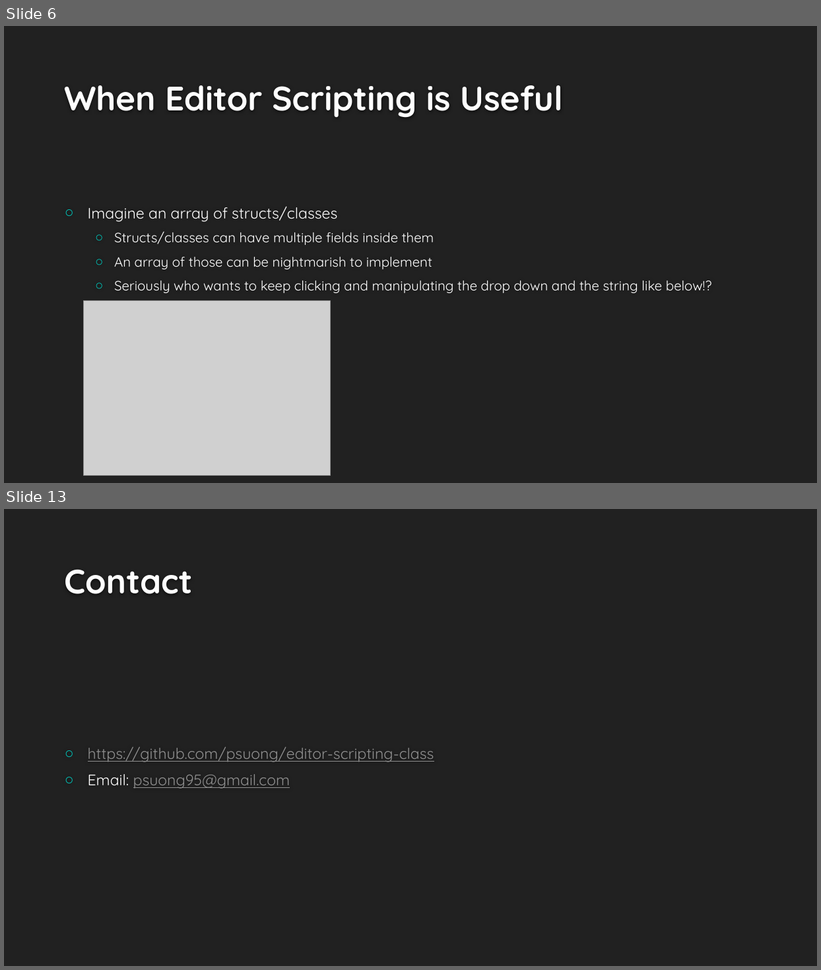
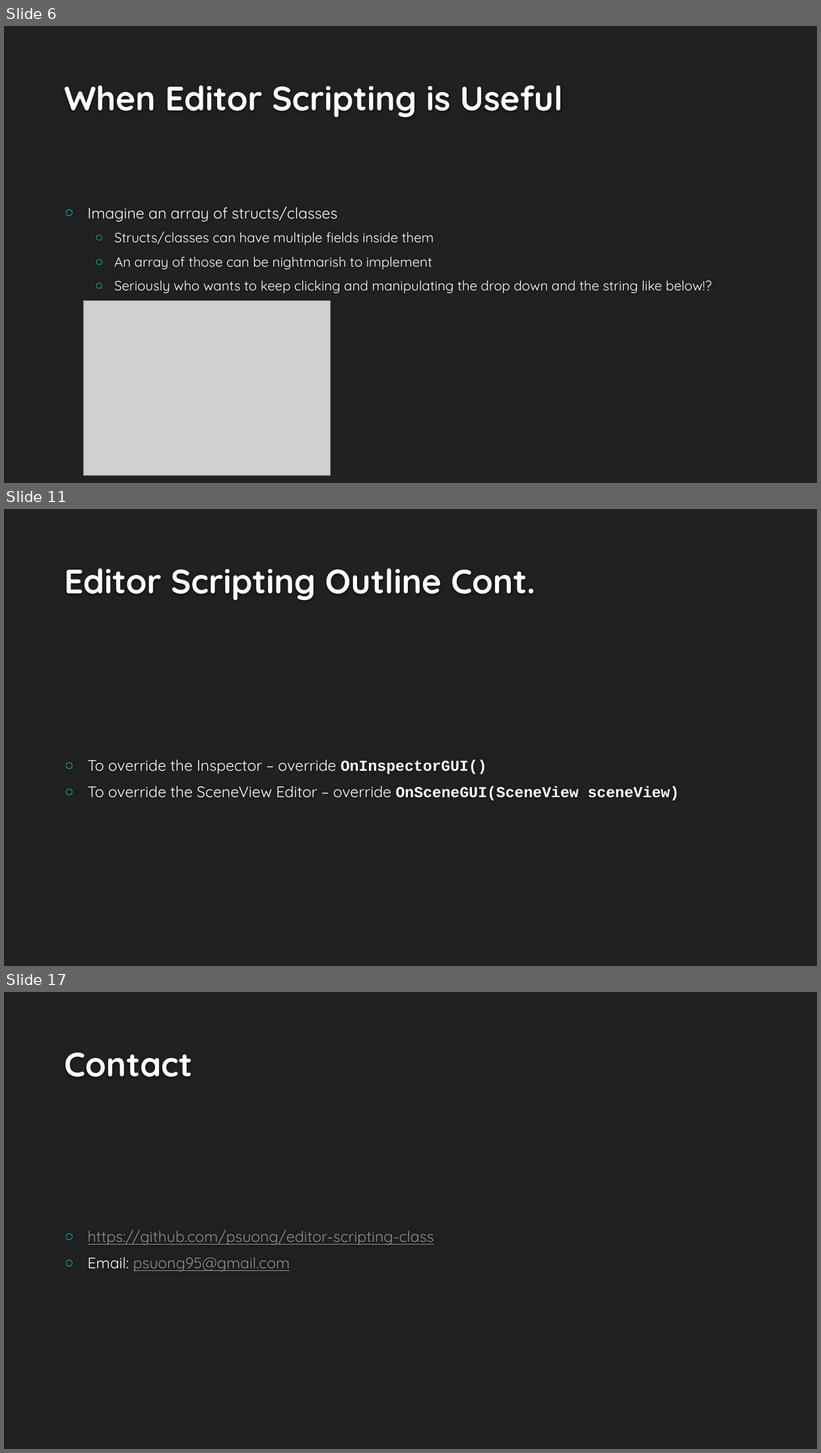
Before and after one commit to psuong/editor-scripting-class, a slide deck: Editor Scripting in Unity.pptx. Shown one above the other, each under a label of ours: slides 6 and 13 before the commit, slides 6, 11 and 17 after it; the slides between them are not shown. The pictures are 821x970 and 821x1453 pixels, drawn with LibreOffice and Linux fonts; fonts in the diff are those of the drawing; grey boxes stand for pictures; background and template pictures are left out. Boxes give left, top, right and bottom in pixels: in the first picture for what was removed or moved away, otherwise in the second. Text is boxed around its words. In the diff, an @@ line names an element or a change of style, - is before the commit and + after.

```diff
--- a/Editor Scripting in Unity.pptx
+++ b/Editor Scripting in Unity.pptx
@@ slide 11 added at [4, 509, 817, 966], background #212121 @@
@@ title added at [64, 568, 535, 601], 40 pt, text #FEFEFE, bold @@
+Editor Scripting Outline Cont.
@@ text added at [88, 760, 680, 801], 18 pt, text #FFFFFF @@
+○ To override the Inspector – override OnInspectorGUI()
+○ To override the SceneView Editor – override OnSceneGUI(SceneView sceneView)
@@ what was slide 13 is now slide 17 @@
```
Also in this commit, not shown: 7 slides changed, 3 other slides added, 5 other files.
